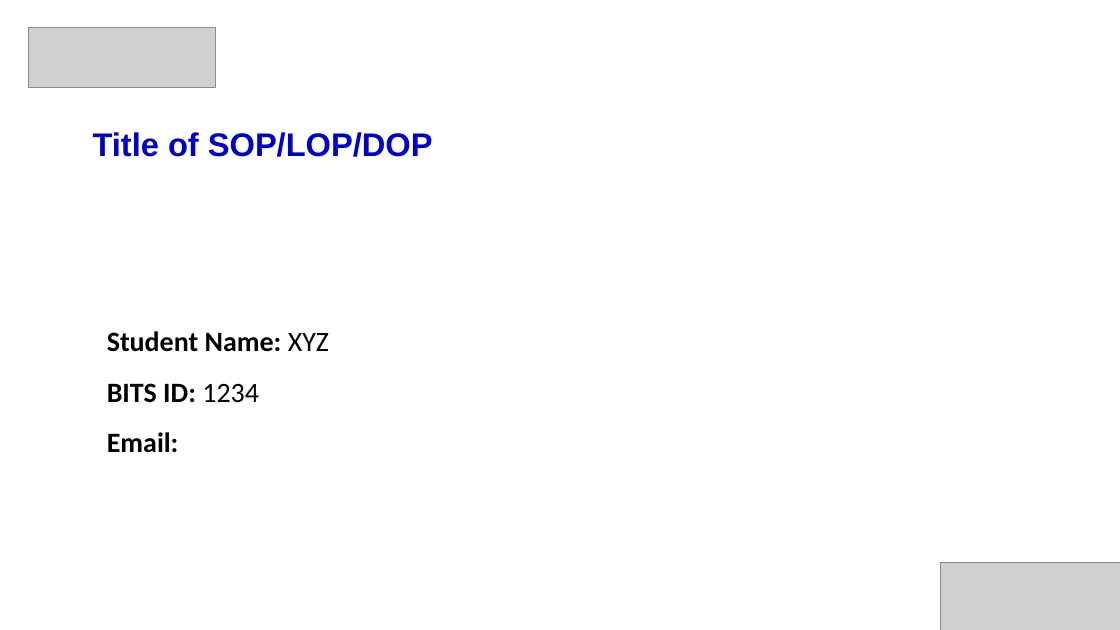
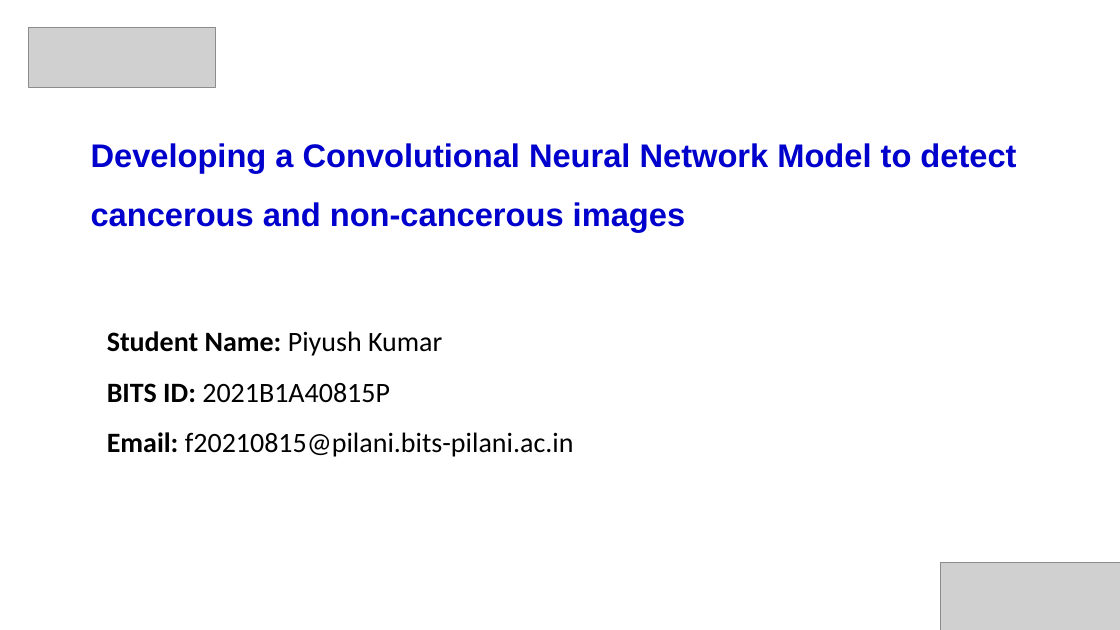
Before and after one commit to kumar-piyush12/cnn_lung_cancer_detection, a slide deck: slide 1 of PPT/20.08.24.pptx. Drawn at 1120x630 pixels with LibreOffice and Linux fonts; fonts in the diff are those of the drawing; grey boxes stand for pictures. Boxes give left, top, right and bottom in pixels: in the first picture for what was removed or moved away, otherwise in the second. Text is boxed around its words. In the diff, an @@ line names an element or a change of style, - is before the commit and + after.

```diff
--- a/PPT/20.08.24.pptx
+++ b/PPT/20.08.24.pptx
@@ title at (91,143,1016,232): text changed @@
-Title of SOP/LOP/DOP
+Developing a Convolutional Neural Network Model to detect cancerous and non-cancerous images
@@ text at (107,331,574,457): text changed; bold off @@
-Student Name: XYZ
-BITS ID: 1234
-Email:
+Student Name: Piyush Kumar
+BITS ID: 2021B1A40815P
+Email: f20210815@pilani.bits-pilani.ac.in
```
Also in this commit, not shown: 3 other slides changed, 1 slide removed, 4 other files.
